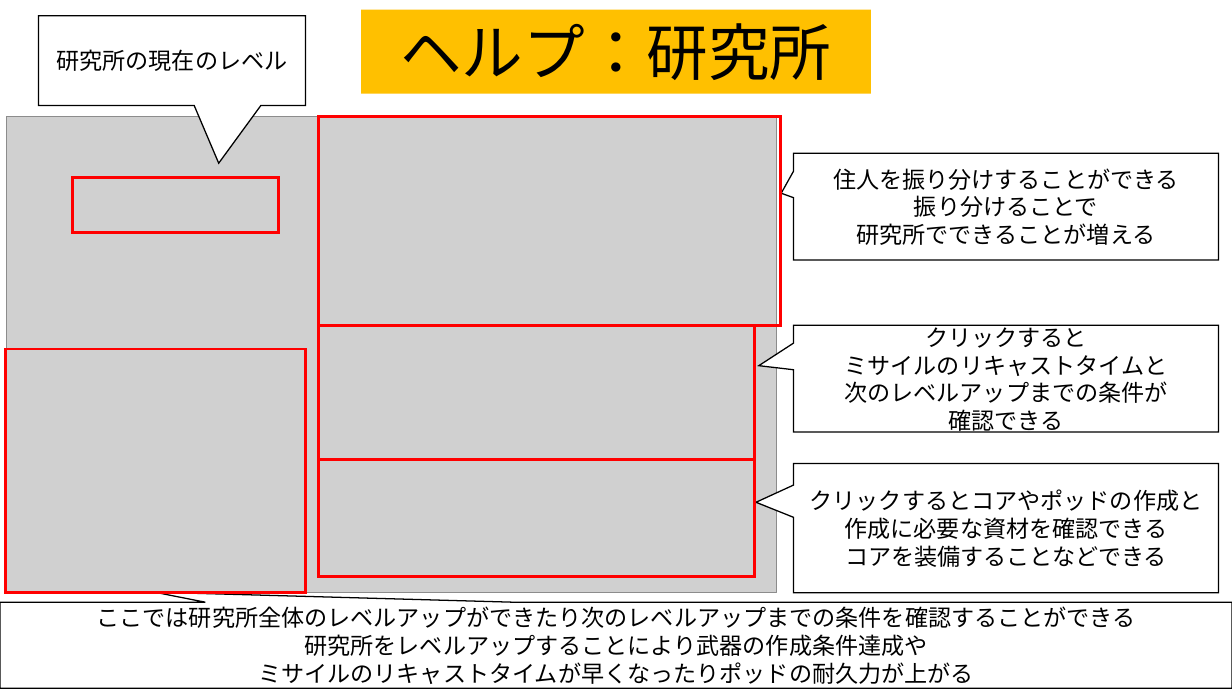
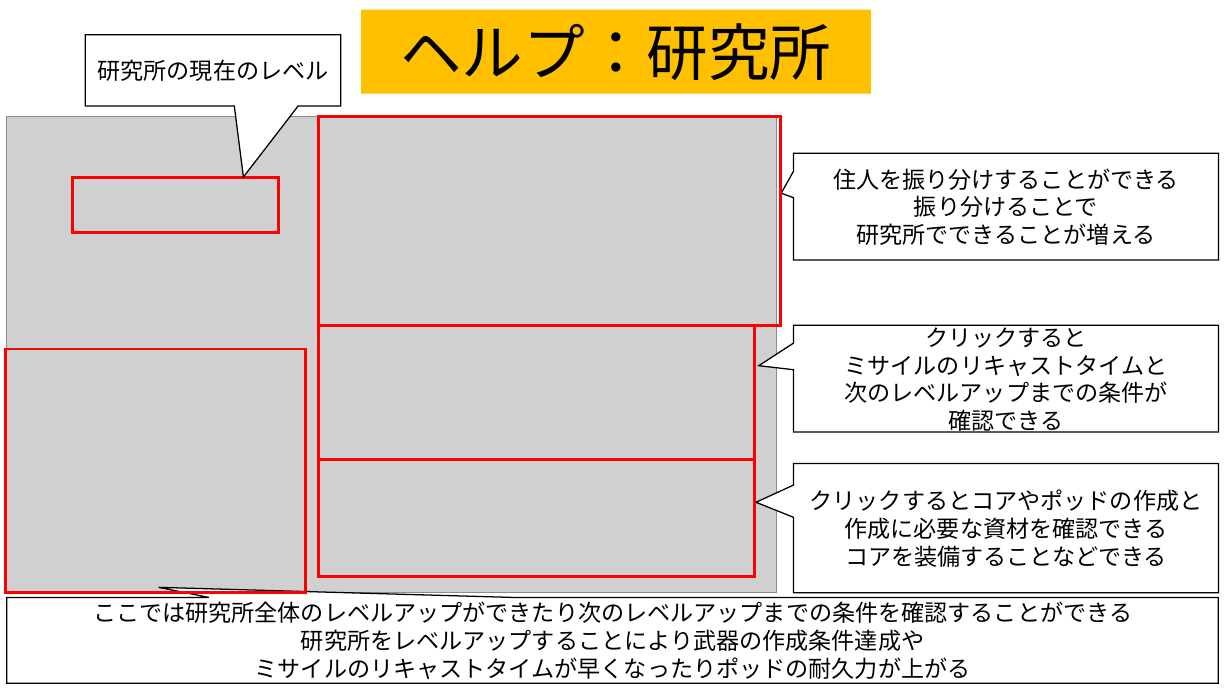
Before and after one commit to team556/team, a slide deck: slide 3 of 説明文.pptx. Drawn at 1232x693 pixels with LibreOffice and Linux fonts; fonts in the diff are those of the drawing; grey boxes stand for pictures. Boxes give left, top, right and bottom in pixels: in the first picture for what was removed or moved away, otherwise in the second. Text is boxed around its words. In the diff, an @@ line names an element or a change of style, - is before the commit and + after.

```diff
--- a/説明文.pptx
+++ b/説明文.pptx
@@ speech box "研究所の現在のレベル": place and size @@
-speech box "研究所の現在のレベル" at box(39, 16, 306, 105)
+speech box "研究所の現在のレベル" at box(85, 35, 341, 106)
@@ speech box "研究所の現在のレベル" at box(85, 35, 341, 106): proportions changed @@
@@ speech box "ここでは研究所全体のレベルアップができたり次のレベルアップまでの条件を確認することができる": place and size @@
-speech box "ここでは研究所全体のレベルアップができたり次のレベルアップまでの条件を確認することができる" at box(0, 603, 1232, 689)
+speech box "ここでは研究所全体のレベルアップができたり次のレベルアップまでの条件を確認することができる" at box(6, 598, 1218, 684)
```
Also in this commit, not shown: 6 other slides changed, 4 other files.
